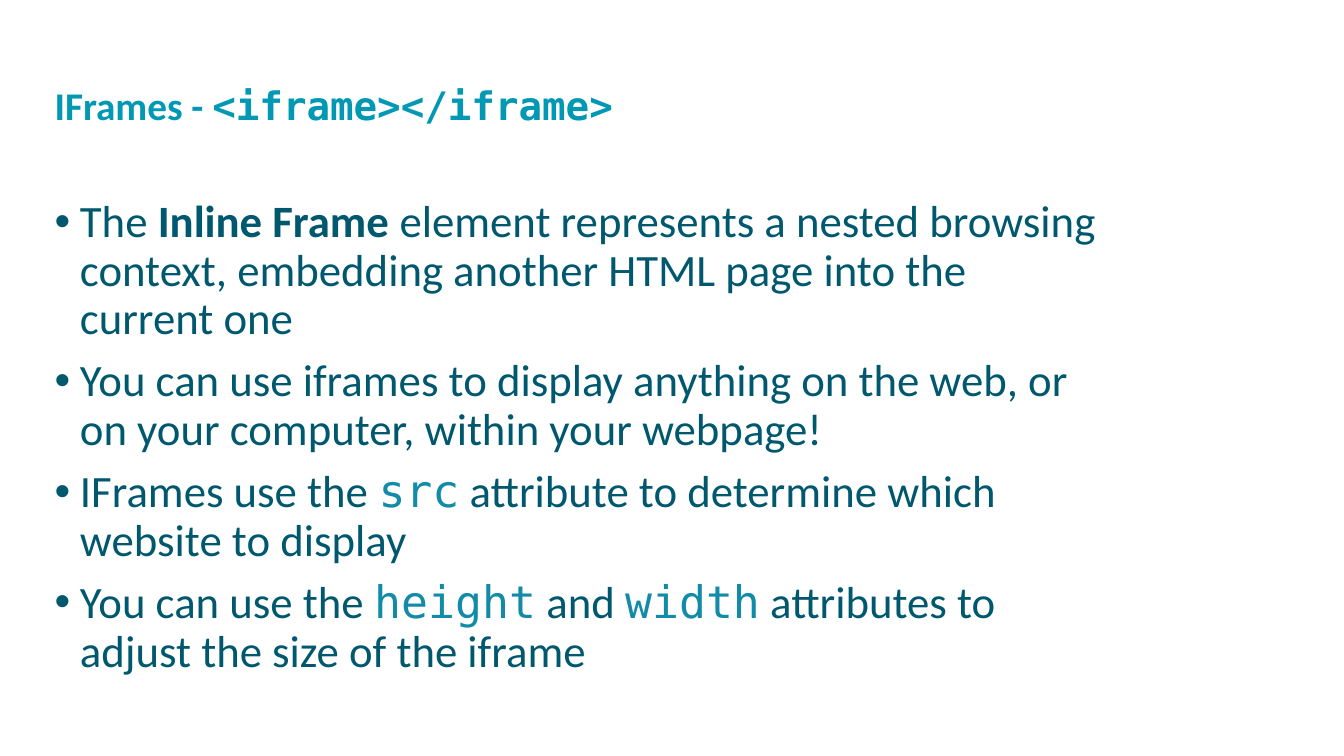
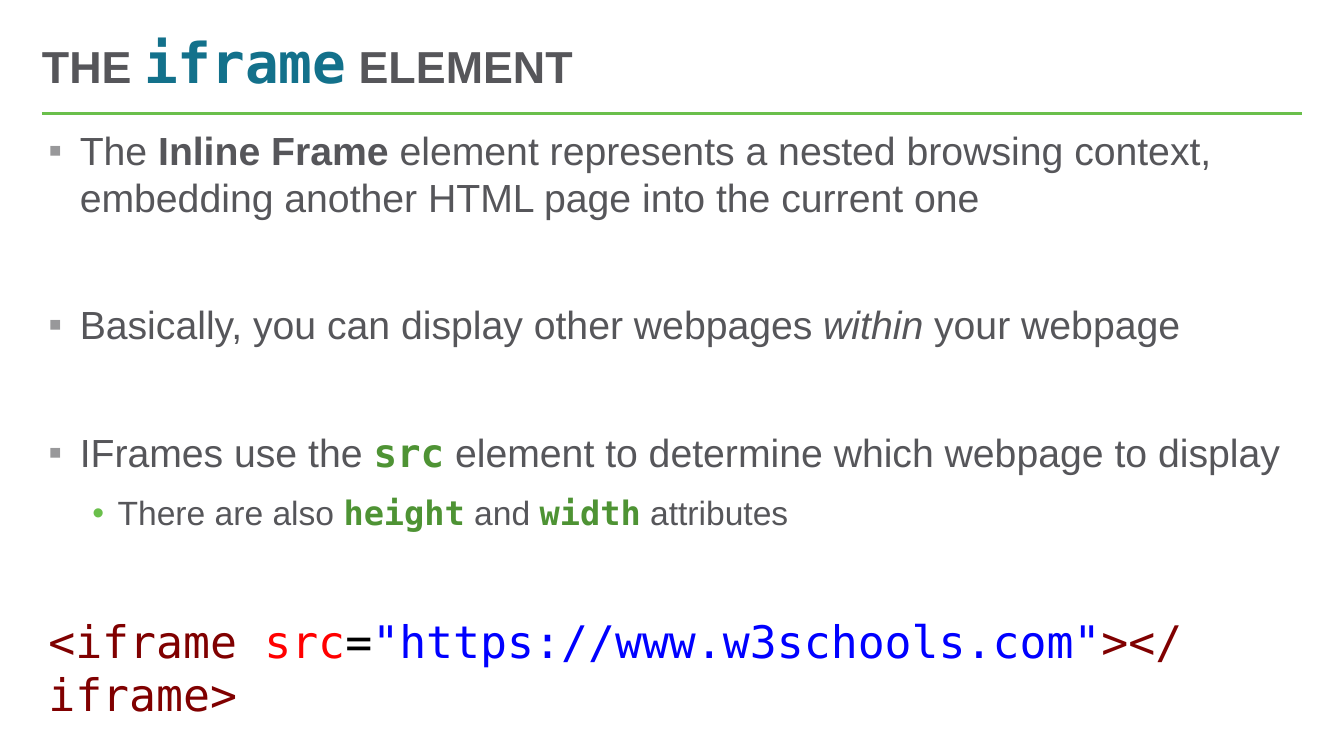
Before and after one commit to hytechclub/web-101, a slide deck: slide 8 of Week04/TablesAndIFrames.pptx (slide 9 before the commit). Drawn at 1344x756 pixels with LibreOffice and Linux fonts; fonts in the diff are those of the drawing; background and template pictures are left out. Boxes give left, top, right and bottom in pixels: in the first picture for what was removed or moved away, otherwise in the second. Text is boxed around its words. In the diff, an @@ line names an element or a change of style, - is before the commit and + after.

```diff
--- a/Week04/TablesAndIFrames.pptx
+++ b/Week04/TablesAndIFrames.pptx
@@ title added at <box>42,38,573,84</box>, 32 pt, text #56565A, bold @@
+THE iframe ELEMENT
@@ text removed at <box>55,88,613,124</box> @@
-IFrames - <iframe></iframe>
@@ line added from (42, 113) to (1303, 113), #54C8E8 2.25 pt @@
@@ text "The Inline Frame element represents ...": place and size @@
-text "The Inline Frame element represents ..." at <box>80,205,1095,675</box>
+text "The Inline Frame element represents ..." at <box>48,136,1280,712</box>
@@ text at <box>80,136,1211,220</box>: size 32 to 28 pt, font Calibri to Arial, text colour #00586E to #56565A in "The Inline Frame element represents a nested ..."; bullet • to ▪; line spacing 0.9 to 1; more space between paragraphs @@
@@ text at <box>48,310,1280,712</box>: text changed; size 32 to 28 pt; font Calibri to Arial; text colour #00586E to #56565A @@
-• You can use iframes to display anything on the web, or on your computer, within your webpage!
-• IFrames use the src attribute to determine which website to display
-• You can use the height and width attributes to adjust the size of the iframe
+▪ Basically, you can display other webpages within your webpage
+▪ IFrames use the src element to determine which webpage to display
+  • There are also height and width attributes
+<iframe src="https://www.w3schools.com"></iframe>
```
Also in this commit, not shown: 3 other slides changed, 5 slides added, 7 slides removed.
